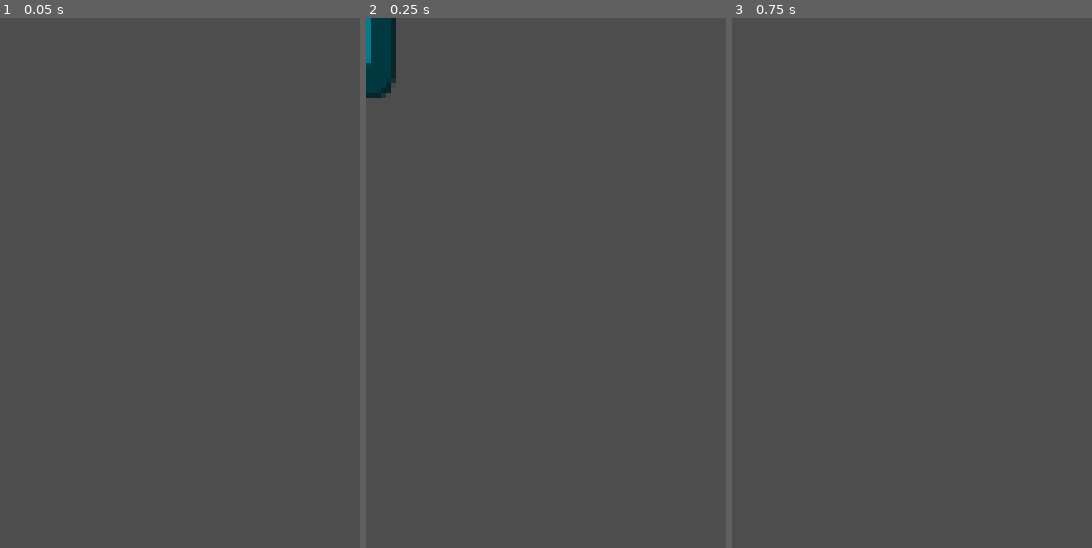
Above: before the commit, frames 1-3 (left to right).
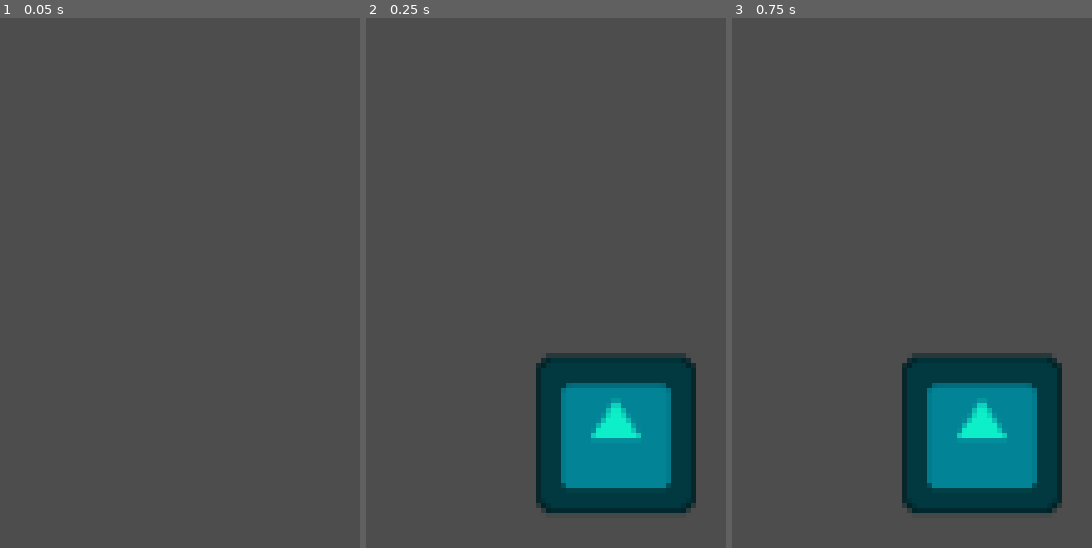
Above: after the commit, the same moments.

Repository: rnakkas/GodotSandbox
Game: Godot game, scene res://ShmupSandbox/Pickups/Scenes/pickup_score.tscn
Two runs of this game, one before a commit and one after it. Both use one fixed random seed, a clock stepped at 60 frames per second and the inputs below. This scene is started directly instead of the project's main scene. The engine's default icon, where the game draws it, is replaced by a stand-in: a white triangle on a blue panel in a dark square.
Inputs (mouse positions are in pixels of both pictures, inside the frame that each line leads up to):
- Up to frame 1 (0.05 s): no input
- Up to frame 2 (0.25 s): no input
- Up to frame 3 (0.75 s): tap Enter (ui_accept) at 0.5 s; move the mouse to (outside the picture) at 0.52 s; hold D (move_right) from 0.53 s (still down); hold Shift (bomb) from 0.53 s (still down)

Frame 1 is identical in both runs. In frame 2, 15% of the frame differs, in the area x 0-92%, y 0-94%; in frame 3, 13%.

Commit message:
soul-carrier: started working on updated logic for score pickup item (that is dropped by soul carrier), created a new helper class, updated relevant scripts to use static helper func (currently the movement clamping)

Diff:
--- /dev/null
+++ b/ShmupSandbox/Helpers/helper.gd
@@ -0,0 +1,22 @@
+class_name Helper extends Object
+
+################################################
+# NOTE: Helpfer function class:
+    # Holds all common helper functions
+################################################
+
+################################################
+# NOTE: Limit movement to screen bounds
+################################################
+static func clamp_movement_to_screen_bounds(viewport_size : Vector2, position : Vector2) -> Vector2:
+    # Clamp position within bounds
+    const min_bounds : Vector2 = Vector2(0, 0)
+    var max_bounds : Vector2 = viewport_size
+    const offset_x : float = 60.0
+    const offset_y_screen_bottom : float = 60.0
+    const offset_y_screen_top : float = 100.0
+
+    position.x = clamp(position.x, offset_x - min_bounds.x, max_bounds.x - offset_x)
+    position.y = clamp(position.y, offset_y_screen_top + min_bounds.y, max_bounds.y - offset_y_screen_bottom)
+
+    return position
--- a/ShmupSandbox/Pickups/Scenes/pickup_score.tscn
+++ b/ShmupSandbox/Pickups/Scenes/pickup_score.tscn
@@ -154,6 +154,8 @@
 [node name="VisibleOnScreenNotifier2D" type="VisibleOnScreenNotifier2D" parent="."]
 position = Vector2(37, 0)
 
+[node name="move_timer" type="Timer" parent="."]
+
 [connection signal="area_entered" from="." to="." method="_on_area_entered"]
 [connection signal="body_entered" from="." to="." method="_on_body_entered"]
 [connection signal="screen_exited" from="VisibleOnScreenNotifier2D" to="." method="_on_visible_on_screen_notifier_2d_screen_exited"]
--- a/ShmupSandbox/Pickups/Scripts/pickup_score.gd
+++ b/ShmupSandbox/Pickups/Scripts/pickup_score.gd
@@ -13,6 +13,8 @@
 @onready var item_level_4 : AnimatedSprite2D = %sprite_level_4
 
 @onready var score_label : Label = %score_label
+
+@onready var move_timer : Timer = $move_timer
 
 const min_level : int = 1
 const max_level : int = 4
@@ -22,13 +24,14 @@
 const score_level_4 : int = 4000
 
 @export var speed : float = 50.0
+@export var spawn_speed : float = 400.0
+@export var deceleration : float = 250.0
 @export_range(min_level,max_level) var level : int = 1
 
-var items_list : Array[AnimatedSprite2D] = []
 var current_item : AnimatedSprite2D
 var current_score : int
-
 var item_collider_map : Dictionary[AnimatedSprite2D, CollisionShape2D] = {}
+var viewport_size : Vector2
 
 
 ## TODO Score item pickup:
@@ -36,7 +39,8 @@
 
 ## TODO:
 	# Create the following logic:
-		# On spawn move towards the center of viewport
+		# On spawn move in a random direction
+		# Clamp position to be within viewport bounds
 		# Move very fast for a very short amount of time like an explosion
 		# Have a deceleration var and use move_toward to have smooth slowdown of movement
 		# First try with random y values to minimise overlap with other score items on screen
@@ -47,9 +51,11 @@
 func _ready() -> void:
 	_create_item_collider_map()
 	_set_current_item()
+	_connect_to_signals()
+
 	score_label.visible = false
 
-	_connect_to_signals()
+	viewport_size = get_viewport_rect().size
 
 	# Play spawn animation then play idle
 	current_item.play("spawn")
@@ -114,6 +120,13 @@
 
 
 ################################################
+#NOTE: Process, limit movement to screen bounds
+################################################
+func _process(_delta: float) -> void:
+	position = Helper.clamp_movement_to_screen_bounds(viewport_size, position)
+
+
+################################################
 #NOTE: Physics process
 ################################################
 func _physics_process(delta: float) -> void:
@@ -132,6 +145,10 @@
 ################################################
 func _on_body_entered(body: Node2D) -> void:
 	if body is PlayerCat:
+		# If player is dead, do nothin
+		if body.is_dead:
+			return
+
 		# Disable area to prevent further pickups
 		set_deferred("monitorable", false)
 		set_deferred("monitoring", false)
--- a/ShmupSandbox/Player/Scripts/bomb_fuzz.gd
+++ b/ShmupSandbox/Player/Scripts/bomb_fuzz.gd
@@ -41,18 +41,7 @@
 # NOTE: Process
 ################################################
 func _process(_delta: float) -> void:
-	_clamp_movement_to_screen_bounds()
-
-func _clamp_movement_to_screen_bounds() -> void:
-	# Clamp position within bounds
-	var min_bounds : Vector2 = Vector2(0, 0)
-	var max_bounds : Vector2 = viewport_size
-	var offset_x : float = 60.0
-	var offset_y_screen_bottom : float = 20.0
-	var offset_y_screen_top : float = 100.0
-
-	position.x = clamp(position.x, offset_x - min_bounds.x, max_bounds.x - offset_x)
-	position.y = clamp(position.y, offset_y_screen_top + min_bounds.y, max_bounds.y - offset_y_screen_bottom)
+	position = Helper.clamp_movement_to_screen_bounds(viewport_size, position)
 
 
 ################################################
--- a/ShmupSandbox/Player/Scripts/player_cat.gd
+++ b/ShmupSandbox/Player/Scripts/player_cat.gd
@@ -71,19 +71,8 @@
 # NOTE: Process
 ################################################
 func _process(_delta: float) -> void:
-	_clamp_movement_to_screen_bounds()
+	position = Helper.clamp_movement_to_screen_bounds(viewport_size, position)
 	_handle_invincibility()
-
-func _clamp_movement_to_screen_bounds() -> void:
-	# Clamp position within bounds
-	var min_bounds : Vector2 = Vector2(0, 0)
-	var max_bounds : Vector2 = viewport_size
-	var offset_x : float = 60.0
-	var offset_y_screen_bottom : float = 60.0
-	var offset_y_screen_top : float = 100.0
-
-	position.x = clamp(position.x, offset_x - min_bounds.x, max_bounds.x - offset_x)
-	position.y = clamp(position.y, offset_y_screen_top + min_bounds.y, max_bounds.y - offset_y_screen_bottom)
 
 func _handle_invincibility() -> void:
 	if can_be_invincible:
Not shown, added: ShmupSandbox/Helpers/helper.gd.uid
